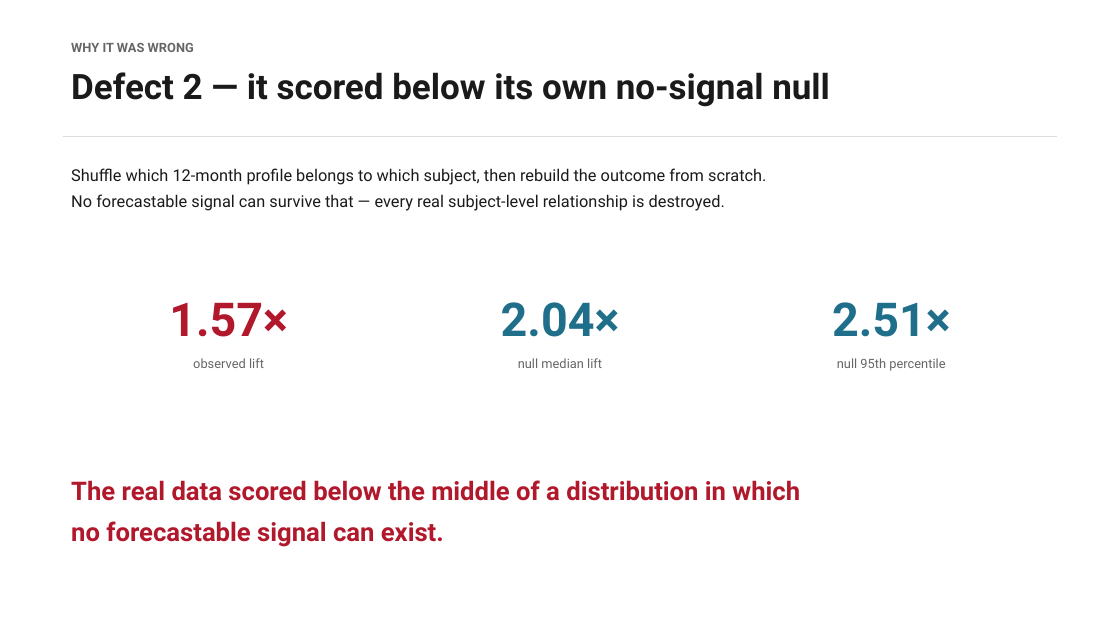
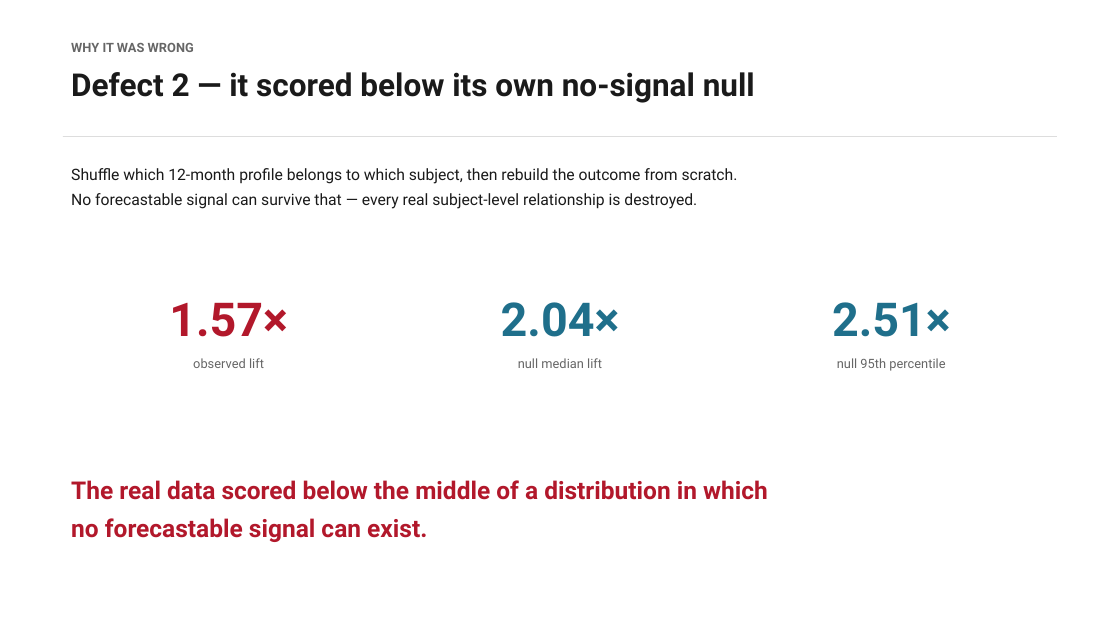
Before and after one commit to Calvinkub/mtbls242-forecast-honest, a slide deck: slide 5 of MTBLS242_forecast/mtbls242_forecast_correction.pptx. Drawn at 1120x630 pixels with LibreOffice and Linux fonts; fonts in the diff are those of the drawing. Boxes give left, top, right and bottom in pixels: in the first picture for what was removed or moved away, otherwise in the second. Text is boxed around its words. In the diff, an @@ line names an element or a change of style, - is before the commit and + after.

```diff
--- a/MTBLS242_forecast/mtbls242_forecast_correction.pptx
+++ b/MTBLS242_forecast/mtbls242_forecast_correction.pptx
@@ text "Defect 2 — it scored ..." at (71, 72, 755, 103): size 30 to 27 pt @@
@@ text "Shuffle which 12-month profile belongs ..." at (71, 168, 738, 209): size 14 to 13.5 pt @@
@@ text "The real data scored below ..." at (71, 480, 768, 542): size 22 to 21 pt @@
```
Also in this commit, not shown: 12 other slides changed, 6 other files.
